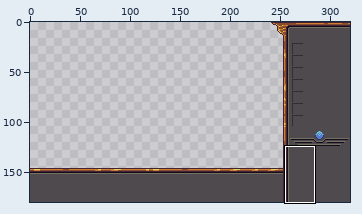
Two states of a sprite sheet, assets/img/interface.png. Above, an overview of the earlier version with the close-up marked.
Close-up. Earlier state:
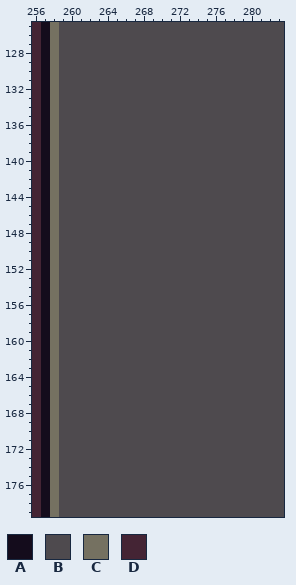
The file is 320x180 pixels. Shown: x 256..283, y 125..179.
Palette (. is transparent): A #140c1c  B #4e4a4e  C #757161  D #442434
Pixels before, first column x 256:
125 DACBBBBBBBBBBBBBBBBBBBBBBBBB
126 DACBBBBBBBBBBBBBBBBBBBBBBBBB
127 DACBBBBBBBBBBBBBBBBBBBBBBBBB
128 DACBBBBBBBBBBBBBBBBBBBBBBBBB
129 DACBBBBBBBBBBBBBBBBBBBBBBBBB
130 DACBBBBBBBBBBBBBBBBBBBBBBBBB
131 DACBBBBBBBBBBBBBBBBBBBBBBBBB
132 DACBBBBBBBBBBBBBBBBBBBBBBBBB
133 DACBBBBBBBBBBBBBBBBBBBBBBBBB
134 DACBBBBBBBBBBBBBBBBBBBBBBBBB
135 DACBBBBBBBBBBBBBBBBBBBBBBBBB
136 DACBBBBBBBBBBBBBBBBBBBBBBBBB
137 DACBBBBBBBBBBBBBBBBBBBBBBBBB
138 DACBBBBBBBBBBBBBBBBBBBBBBBBB
139 DACBBBBBBBBBBBBBBBBBBBBBBBBB
140 DACBBBBBBBBBBBBBBBBBBBBBBBBB
141 DACBBBBBBBBBBBBBBBBBBBBBBBBB
142 DACBBBBBBBBBBBBBBBBBBBBBBBBB
143 DACBBBBBBBBBBBBBBBBBBBBBBBBB
144 DACBBBBBBBBBBBBBBBBBBBBBBBBB
145 DACBBBBBBBBBBBBBBBBBBBBBBBBB
146 DACBBBBBBBBBBBBBBBBBBBBBBBBB
147 DACBBBBBBBBBBBBBBBBBBBBBBBBB
148 DACBBBBBBBBBBBBBBBBBBBBBBBBB
149 DACBBBBBBBBBBBBBBBBBBBBBBBBB
150 DACBBBBBBBBBBBBBBBBBBBBBBBBB
151 DACBBBBBBBBBBBBBBBBBBBBBBBBB
152 DACBBBBBBBBBBBBBBBBBBBBBBBBB
153 DACBBBBBBBBBBBBBBBBBBBBBBBBB
154 DACBBBBBBBBBBBBBBBBBBBBBBBBB
155 DACBBBBBBBBBBBBBBBBBBBBBBBBB
156 DACBBBBBBBBBBBBBBBBBBBBBBBBB
157 DACBBBBBBBBBBBBBBBBBBBBBBBBB
158 DACBBBBBBBBBBBBBBBBBBBBBBBBB
159 DACBBBBBBBBBBBBBBBBBBBBBBBBB
160 DACBBBBBBBBBBBBBBBBBBBBBBBBB
161 DACBBBBBBBBBBBBBBBBBBBBBBBBB
162 DACBBBBBBBBBBBBBBBBBBBBBBBBB
163 DACBBBBBBBBBBBBBBBBBBBBBBBBB
164 DACBBBBBBBBBBBBBBBBBBBBBBBBB
165 DACBBBBBBBBBBBBBBBBBBBBBBBBB
166 DACBBBBBBBBBBBBBBBBBBBBBBBBB
167 DACBBBBBBBBBBBBBBBBBBBBBBBBB
168 DACBBBBBBBBBBBBBBBBBBBBBBBBB
169 DACBBBBBBBBBBBBBBBBBBBBBBBBB
170 DACBBBBBBBBBBBBBBBBBBBBBBBBB
171 DACBBBBBBBBBBBBBBBBBBBBBBBBB
172 DACBBBBBBBBBBBBBBBBBBBBBBBBB
173 DACBBBBBBBBBBBBBBBBBBBBBBBBB
174 DACBBBBBBBBBBBBBBBBBBBBBBBBB
175 DACBBBBBBBBBBBBBBBBBBBBBBBBB
176 DACBBBBBBBBBBBBBBBBBBBBBBBBB
177 DACBBBBBBBBBBBBBBBBBBBBBBBBB
178 DACBBBBBBBBBBBBBBBBBBBBBBBBB
179 DACBBBBBBBBBBBBBBBBBBBBBBBBB
Once edited:
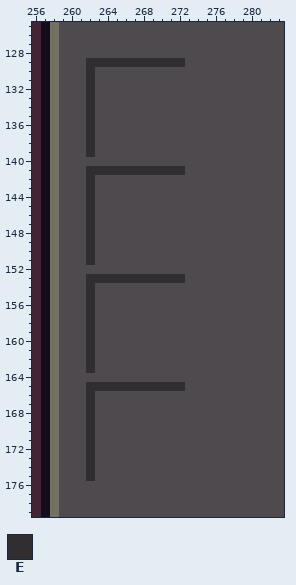
Colours new in this view: E #302e30
The edit:
{"y":129,"x":262,"old":"BBBBBBBBBBB","new":"EEEEEEEEEEE"}
{"y":130,"x":262,"old":"B","new":"E"}
{"y":131,"x":262,"old":"B","new":"E"}
{"y":132,"x":262,"old":"B","new":"E"}
{"y":133,"x":262,"old":"B","new":"E"}
{"y":134,"x":262,"old":"B","new":"E"}
{"y":135,"x":262,"old":"B","new":"E"}
{"y":136,"x":262,"old":"B","new":"E"}
{"y":137,"x":262,"old":"B","new":"E"}
{"y":138,"x":262,"old":"B","new":"E"}
{"y":139,"x":262,"old":"B","new":"E"}
{"y":141,"x":262,"old":"BBBBBBBBBBB","new":"EEEEEEEEEEE"}
{"y":142,"x":262,"old":"B","new":"E"}
{"y":143,"x":262,"old":"B","new":"E"}
{"y":144,"x":262,"old":"B","new":"E"}
{"y":145,"x":262,"old":"B","new":"E"}
{"y":146,"x":262,"old":"B","new":"E"}
{"y":147,"x":262,"old":"B","new":"E"}
{"y":148,"x":262,"old":"B","new":"E"}
{"y":149,"x":262,"old":"B","new":"E"}
{"y":150,"x":262,"old":"B","new":"E"}
{"y":151,"x":262,"old":"B","new":"E"}
{"y":153,"x":262,"old":"BBBBBBBBBBB","new":"EEEEEEEEEEE"}
{"y":154,"x":262,"old":"B","new":"E"}
{"y":155,"x":262,"old":"B","new":"E"}
{"y":156,"x":262,"old":"B","new":"E"}
{"y":157,"x":262,"old":"B","new":"E"}
{"y":158,"x":262,"old":"B","new":"E"}
{"y":159,"x":262,"old":"B","new":"E"}
{"y":160,"x":262,"old":"B","new":"E"}
{"y":161,"x":262,"old":"B","new":"E"}
{"y":162,"x":262,"old":"B","new":"E"}
{"y":163,"x":262,"old":"B","new":"E"}
{"y":165,"x":262,"old":"BBBBBBBBBBB","new":"EEEEEEEEEEE"}
{"y":166,"x":262,"old":"B","new":"E"}
{"y":167,"x":262,"old":"B","new":"E"}
{"y":168,"x":262,"old":"B","new":"E"}
{"y":169,"x":262,"old":"B","new":"E"}
{"y":170,"x":262,"old":"B","new":"E"}
{"y":171,"x":262,"old":"B","new":"E"}
{"y":172,"x":262,"old":"B","new":"E"}
{"y":173,"x":262,"old":"B","new":"E"}
{"y":174,"x":262,"old":"B","new":"E"}
{"y":175,"x":262,"old":"B","new":"E"}
{"label":"changed","picture_box":[86,58,185,481]}
